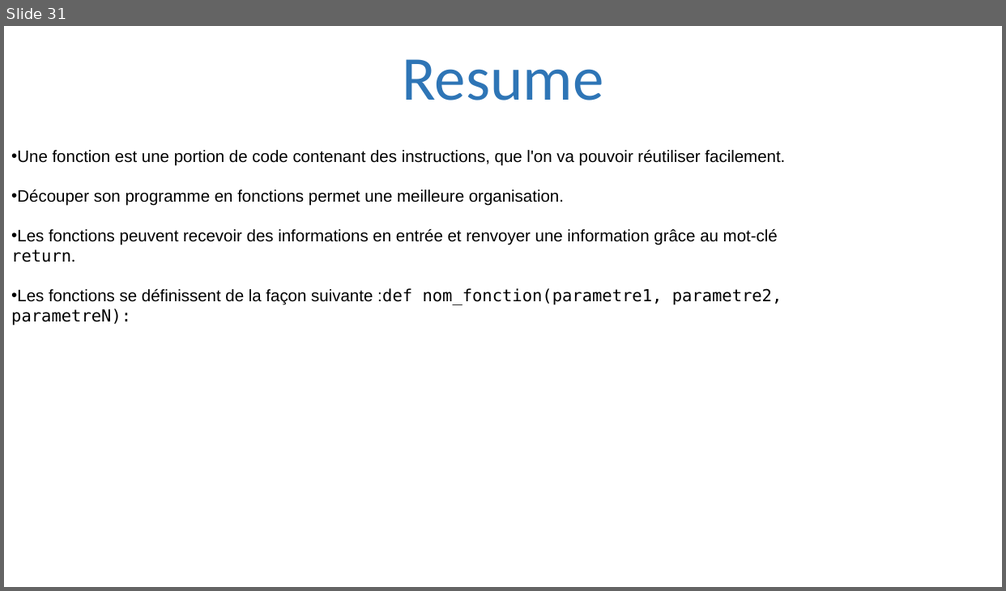
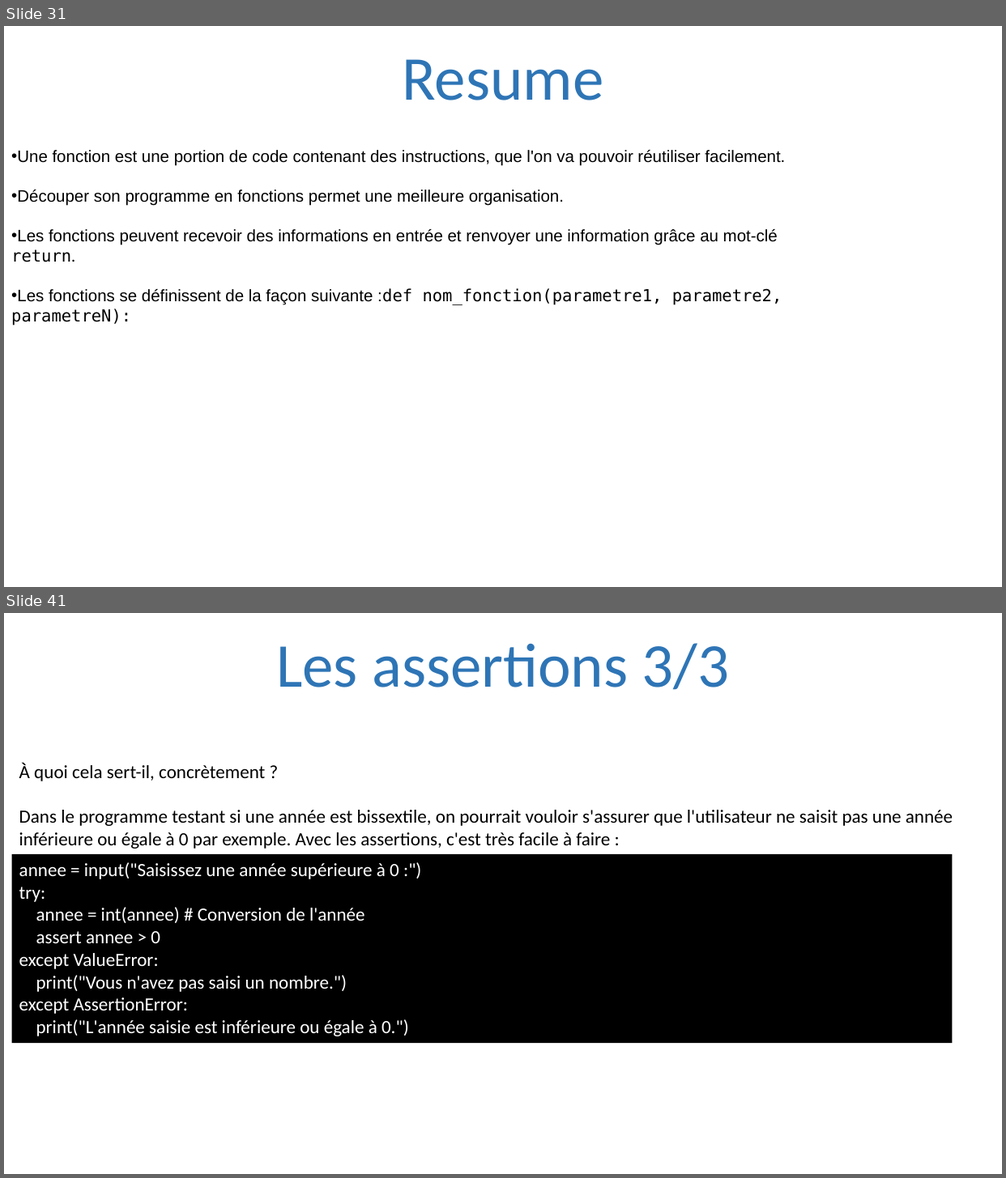
Before and after one commit to julienPalleau/PythonDoc, a slide deck: Python-resume.pptx. Shown one above the other, each under a label of ours: slide 31 before the commit, slides 31 and 41 after it; the slides between them are not shown. The pictures are 1006x591 and 1006x1178 pixels, drawn with LibreOffice and Linux fonts; fonts in the diff are those of the drawing. Boxes give left, top, right and bottom in pixels: in the first picture for what was removed or moved away, otherwise in the second. Text is boxed around its words. In the diff, an @@ line names an element or a change of style, - is before the commit and + after.

```diff
--- a/Python-resume.pptx
+++ b/Python-resume.pptx
@@ slide 41 added at (4, 613, 1002, 1174), background #FFFFFF @@
@@ title added at (276, 643, 730, 690), 60 pt, text #2E75B6 @@
+Les assertions 3/3
@@ text added at (19, 762, 953, 849), 18 pt, text #000000 @@
+À quoi cela sert-il, concrètement ?
+Dans le programme testant si une année est bissextile, on pourrait vouloir s'assurer que l'utilisateur ne saisit pas une année inférieure ou égale à 0 par exemple. Avec les assertions, c'est très facile à faire :
@@ rectangle added at (11, 854, 952, 1043), fill #000000, 18 pt, text #FFFFFF @@
+annee = input("Saisissez une année supérieure à 0 :")
+try:
+annee = int(annee) # Conversion de l'année
+assert annee > 0
+except ValueError:
+print("Vous n'avez pas saisi un nombre.")
+except AssertionError:
+print("L'année saisie est inférieure ou égale à 0.")
```
Also in this commit, not shown: 18 other slides added.
